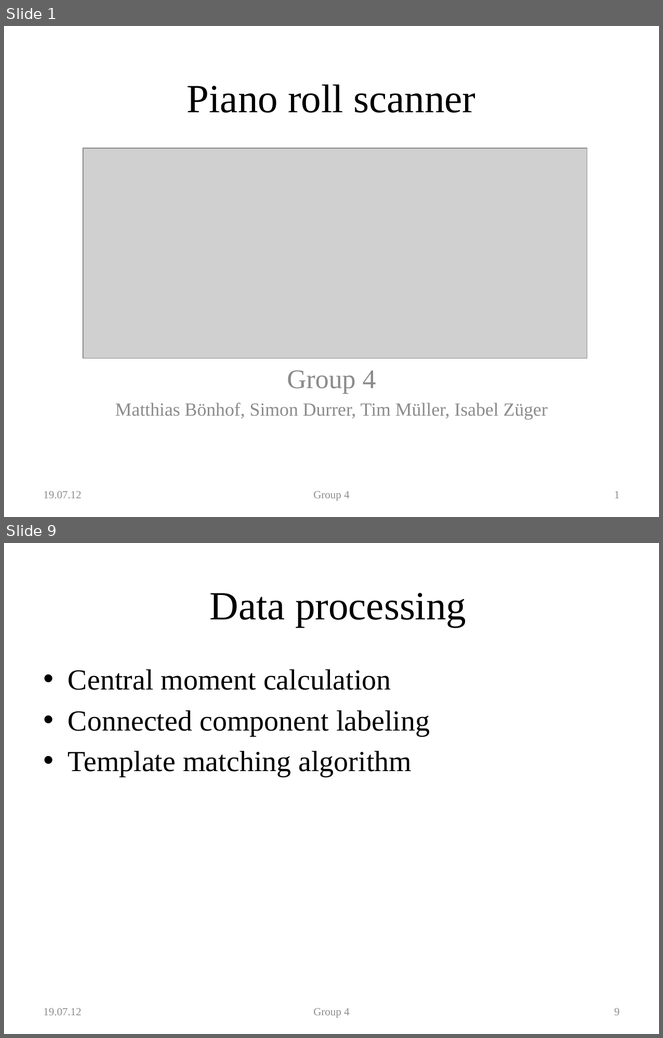
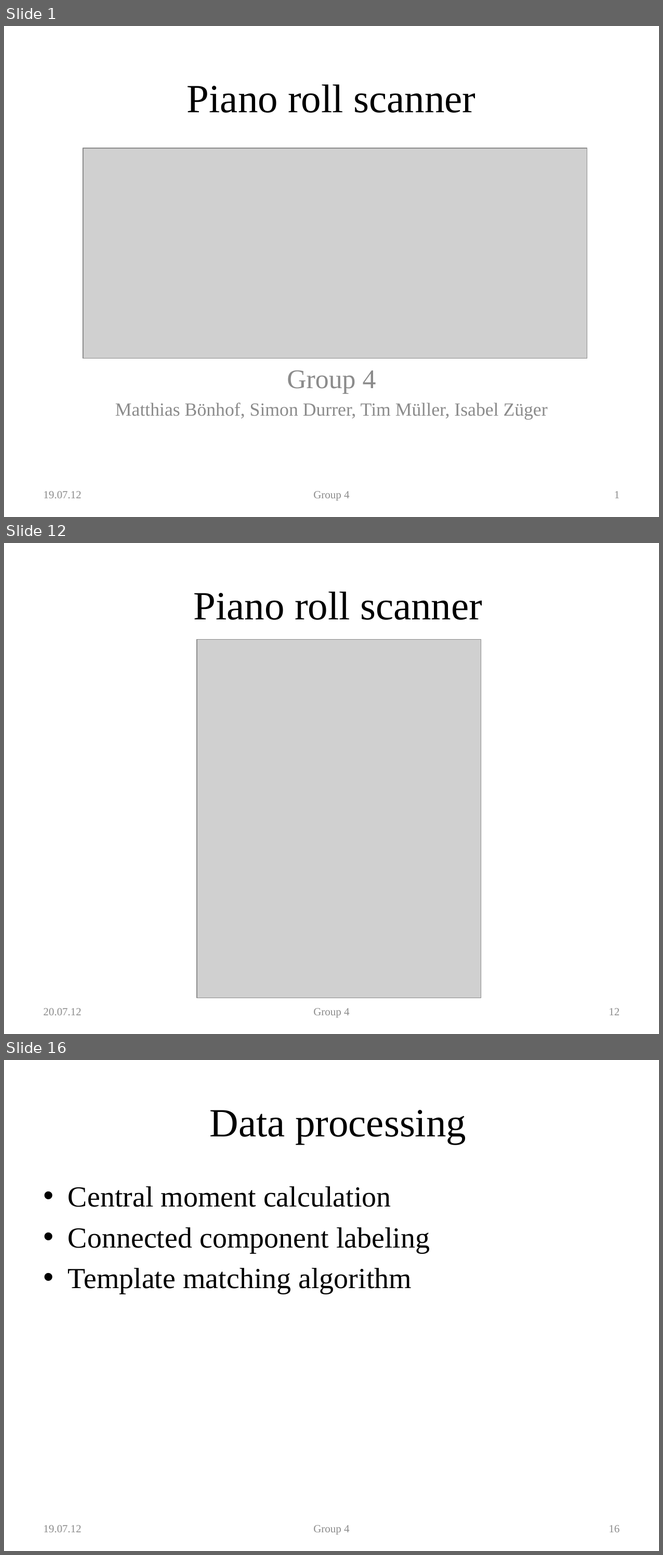
Before and after one commit to zugerisa/2012-Summer-School-Group-4, a slide deck: GlobalSeminarUSA/vortrag/final/final_presentation.pptx. Shown one above the other, each under a label of ours: slides 1 and 9 before the commit, slides 1, 12 and 16 after it; the slides between them are not shown. The pictures are 663x1038 and 663x1555 pixels, drawn with LibreOffice and Linux fonts; fonts in the diff are those of the drawing; grey boxes stand for pictures; background and template pictures are left out. Boxes give left, top, right and bottom in pixels: in the first picture for what was removed or moved away, otherwise in the second. Text is boxed around its words. In the diff, an @@ line names an element or a change of style, - is before the commit and + after.

```diff
--- a/GlobalSeminarUSA/vortrag/final/final_presentation.pptx
+++ b/GlobalSeminarUSA/vortrag/final/final_presentation.pptx
@@ slide 12 added at [4, 543, 659, 1034], background #FFFFFF @@
@@ title added at [194, 591, 482, 620], 44 pt, text #000000 @@
+Piano roll scanner
@@ picture added at [197, 639, 481, 999] @@
@@ text added at [44, 1008, 81, 1016], 12 pt, text #8C8C8C @@
+20.07.12
@@ text added at [313, 1008, 349, 1018], 12 pt, text #8C8C8C @@
+Group 4
@@ page number added at [609, 1008, 620, 1016], 12 pt, text #8C8C8C @@
+12
@@ what was slide 9 is now slide 16 @@
@@ page number at [609, 1525, 620, 1533]: text changed @@
-9
+16
```
Also in this commit, not shown: 7 slides changed, 7 other slides added, 1 other file.
